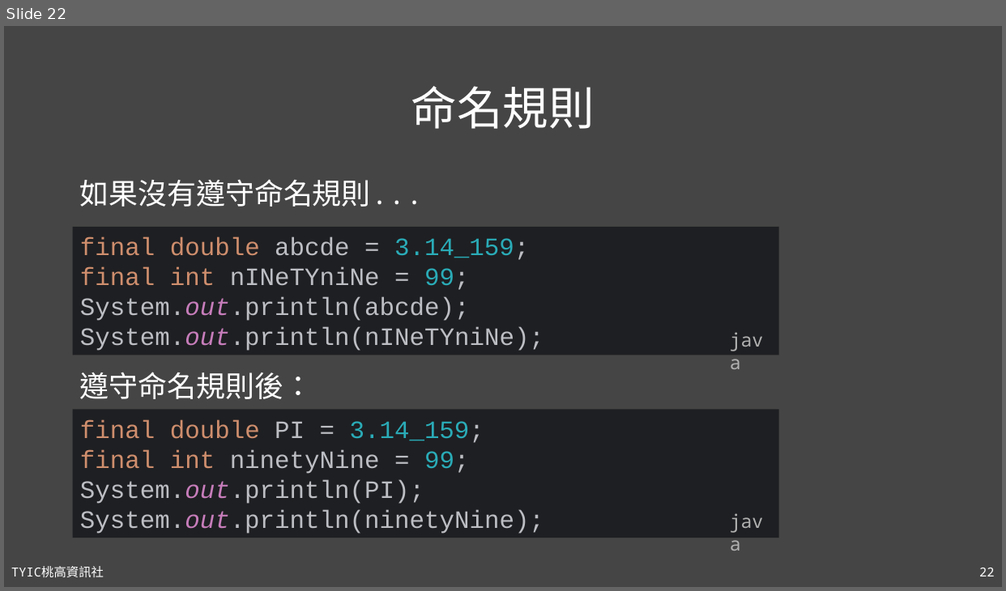
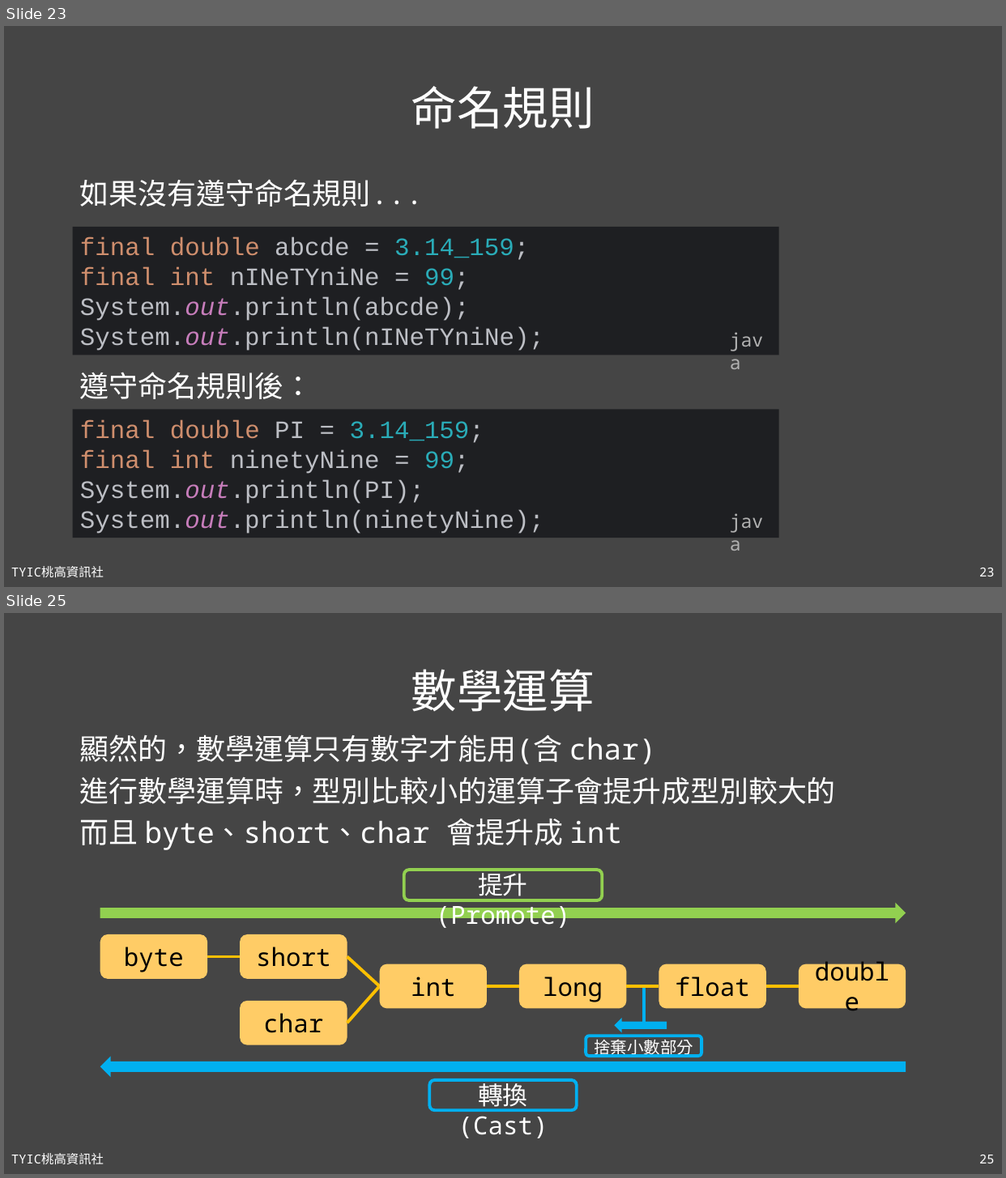
Before and after one commit to TYSHIC/slides, a slide deck: powerpoint/04_初探Java.pptx. Shown one above the other, each under a label of ours: slide 22 before the commit, slides 23 and 25 after it; the slides between them are not shown. The pictures are 1006x591 and 1006x1178 pixels, drawn with LibreOffice and Linux fonts; fonts in the diff are those of the drawing. Boxes give left, top, right and bottom in pixels: in the first picture for what was removed or moved away, otherwise in the second. Text is boxed around its words. In the diff, an @@ line names an element or a change of style, - is before the commit and + after.

```diff
--- a/powerpoint/04_初探Java.pptx
+++ b/powerpoint/04_初探Java.pptx
@@ slide 25 added at (x1=4, y1=613, x2=1002, y2=1174), background #454545; not listed: 2 template elements that a slide beside it also shows @@
@@ title added at (x1=411, y1=669, x2=594, y2=712), 44 pt, text #FFFFFF @@
+數學運算
@@ text added at (x1=80, y1=735, x2=836, y2=850), 28 pt, text #FFFFFF @@
+顯然的，數學運算只有數字才能用(含 char)
+進行數學運算時，型別比較小的運算子會提升成型別較大的
+而且 byte、short、char 會提升成 int
@@ line added from (644, 1023) to (644, 986), #00B0F0 3 pt @@
@@ group added at (x1=100, y1=869, x2=906, y2=1139): 9 rounded rectangles, 6 lines, 3 right arrows, 2 texts @@
+byte
+short
+char
+int
+long
+float
+double
+提升(Promote)
+轉換(Cast)
@@ rounded rectangle added at (x1=586, y1=1036, x2=701, y2=1056), outline #00B0F0 3 pt @@
@@ text added at (x1=594, y1=1039, x2=693, y2=1058), 16 pt, text #FFFFFF @@
+捨棄小數部分
@@ what was slide 22 is now slide 23 @@
@@ page number at (x1=979, y1=568, x2=994, y2=577): text changed @@
-22
+23
```
Also in this commit, not shown: 10 slides changed, 1 other slide added, 1 slide removed, 1 other file.
